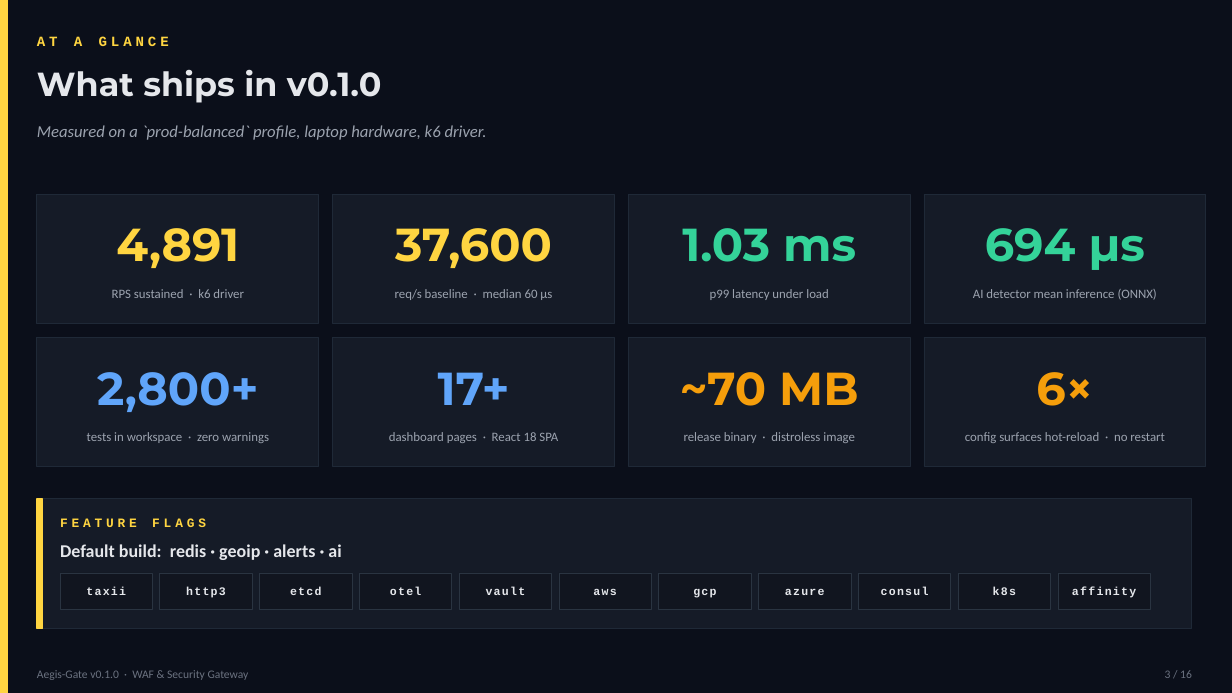
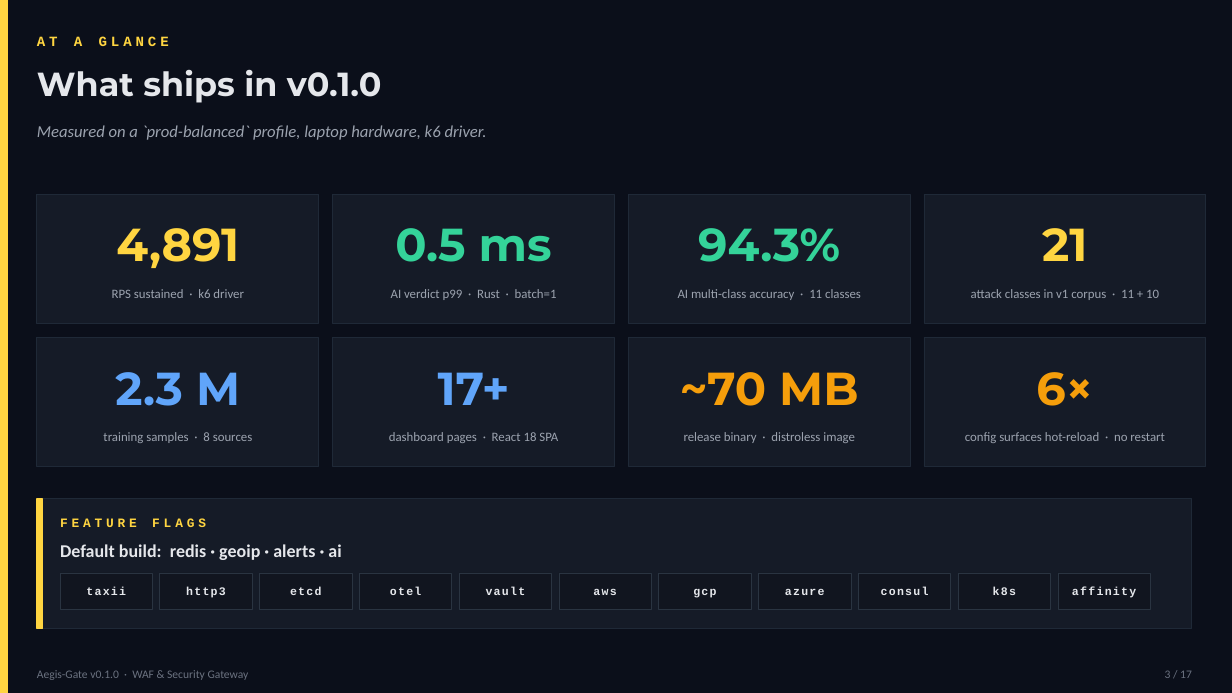
Before and after one commit to nico-aie/aegis-gate, a slide deck: slide 3 of Aegis-Gate-Presentation.pptx. Drawn at 1232x693 pixels with LibreOffice and Linux fonts; fonts in the diff are those of the drawing. Boxes give left, top, right and bottom in pixels: in the first picture for what was removed or moved away, otherwise in the second. Text is boxed around its words. In the diff, an @@ line names an element or a change of style, - is before the commit and + after.

Commit message:
Add new presentation file

```diff
--- a/Aegis-Gate-Presentation.pptx
+++ b/Aegis-Gate-Presentation.pptx
@@ text at [395,228,552,262]: text changed; text colour #FFD541 to #34D399 @@
-37,600
+0.5 ms
@@ text at [698,228,840,262]: text changed @@
-1.03 ms
+94.3%
@@ text at [1042,228,1087,261]: text changed; text colour #34D399 to #FFD541 @@
-694 µs
+21
@@ text at [391,289,557,300]: text changed @@
-req/s baseline · median 60 µs
+AI verdict p99 · Rust · batch=1
@@ text at [678,289,861,300]: text changed @@
-p99 latency under load
+AI multi-class accuracy · 11 classes
@@ text at [971,289,1159,300]: text changed @@
-AI detector mean inference (ONNX)
+attack classes in v1 corpus · 11 + 10
@@ text at [115,372,240,406]: text changed @@
-2,800+
+2.3 M
@@ text at [103,432,253,443]: text changed @@
-tests in workspace · zero warnings
+training samples · 8 sources
@@ text at [1165,670,1192,678]: text changed @@
-3 / 16
+3 / 17
```
Also in this commit, not shown: 13 other slides changed, 3 slides added, 2 slides removed.
